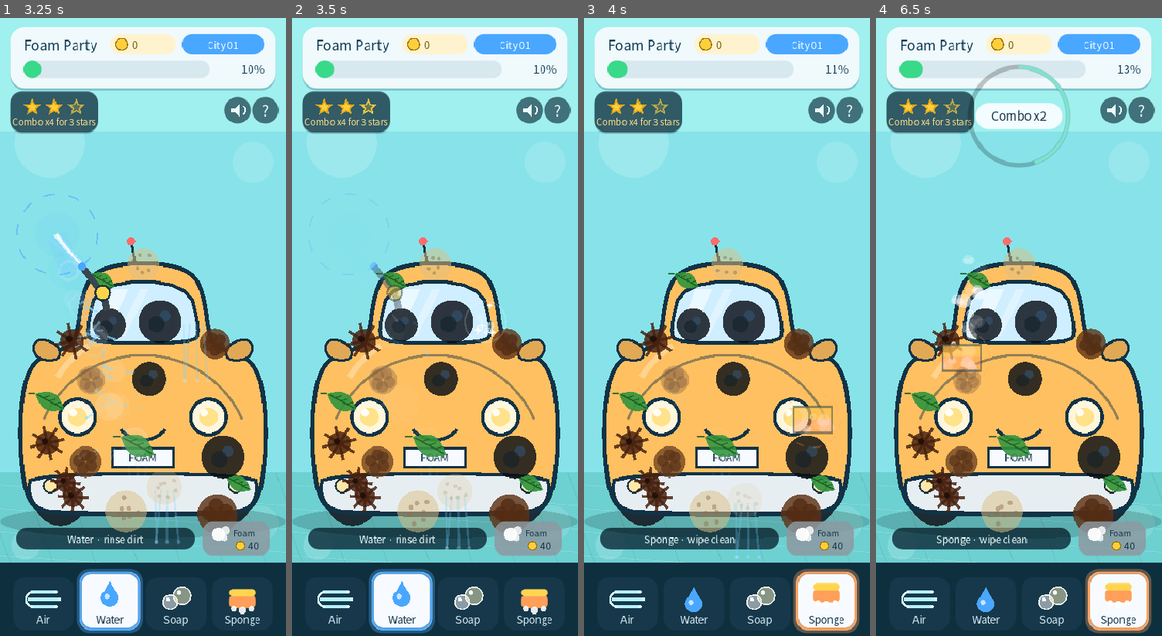
Above: before the commit, frames 1-4 (left to right).
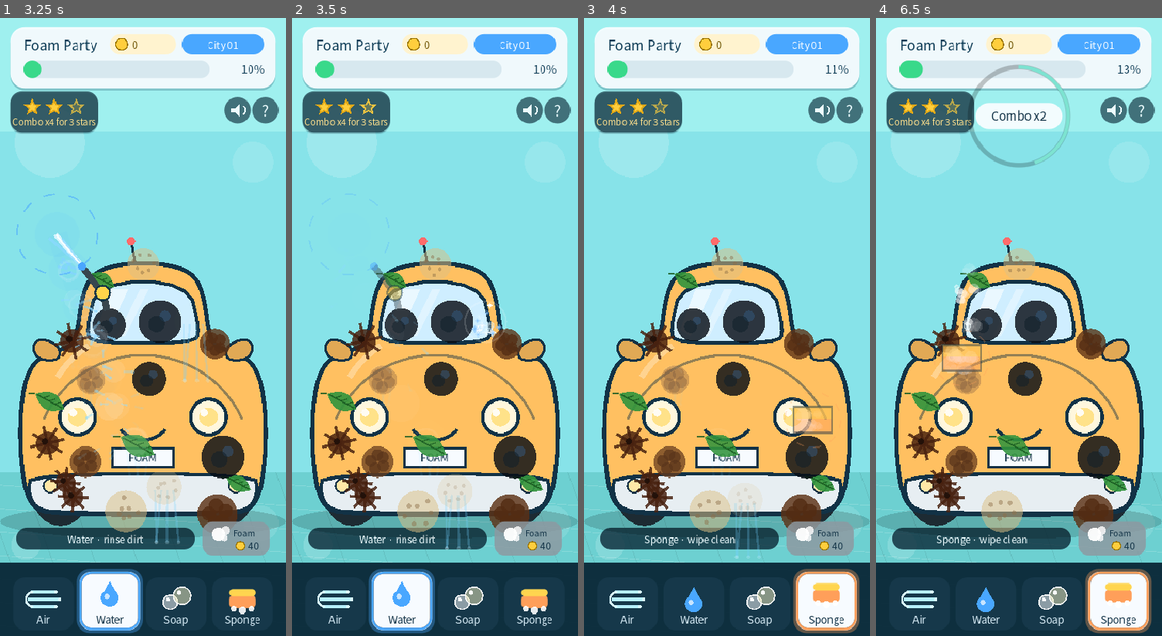
Above: after the commit, the same moments.

Repository: seorilabs/foam-party
Game: Godot game, scene res://scenes/main.tscn
Two runs of this game, one before a commit and one after it. Both use one fixed random seed, a clock stepped at 60 frames per second and the inputs below.
Inputs (mouse positions are in pixels of both pictures, inside the frame that each line leads up to):
- Up to frame 1 (3.25 s): tap Enter at 0.5, 0.6 s; move the mouse to (205, 296) at 0.52 s; click (205, 296) at 0.67 s; tap Space at 0.77 s; drag from (85, 357) to (128, 450) at 1.27 s; move the mouse to (171, 191) at 2.02 s; tap 2 at 2.1 s; click (171, 191) at 2.17 s; drag from (128, 450) to (57, 234) at 2.77 s
- Up to frame 2 (3.5 s): no input
- Up to frame 3 (4 s): move the mouse to (812, 419) at 3.52 s; tap 4 at 3.6 s; click (812, 419) at 3.67 s; tap Space at 3.77 s
- Up to frame 4 (6.5 s): drag from (933, 234) to (976, 172) at 4.27 s; move the mouse to (1033, 327) at 5.02 s; tap Enter at 5.1 s; click (1033, 327) at 5.17 s; drag from (976, 172) to (961, 357) at 5.77 s

Frame 1 is identical in both runs. In frame 2, 0.2% of the frame differs, in the area x 38-74%, y 38-83%; in frame 3, 0.3%; in frame 4, 0.9%, in the area x 23-53%, y 38-83%.

Commit message:
feat: 오염 타일 제거 시 스파클 버스트 추가
* 오염 타일 제거 시 스파클 파티클 버스트 추가

* fix: 툴 색상 타입 안전 조회 및 파티클 색상 값 복사 명시

as Color 대신 is Color 검증 후 폴백으로 안전하게 조회
Color(pop_color)로 각 파티클에 값 복사 명시

* fix: Color(pop_color) 복사 생성자 제거 — 값 타입으로 직접 전달

---------

Co-authored-by: Claude <noreply@anthropic.com>

Diff:
--- a/godot/scripts/main.gd
+++ b/godot/scripts/main.gd
@@ -1486,6 +1486,18 @@
 			var speed := rng.randf_range(120.0, 230.0)
 			var color := Color.from_hsv(rng.randf_range(0.09, 0.14), 0.75, 1.0, 0.95)
 			particles.append(WashParticle.new(center, Vector2.from_angle(angle) * speed, rng.randf_range(0.6, 1.1), rng.randf_range(3.5, 6.5), color, STYLE_CONFETTI))
+
+	# Outward sparkle burst: a small ring of fast sparks gives the scrubbing loop
+	# a satisfying "pop" at the exact moment a patch disappears.
+	var _tc = tool_colors.get(selected_tool)
+	var base_tool_color: Color = _tc if _tc is Color else Color(0.95, 0.95, 1.0, 0.85)
+	var pop_color := base_tool_color.lightened(0.3)
+	pop_color.a = 0.9
+	var pop_count: int = rng.randi_range(6, 8)
+	for index in range(pop_count):
+		var angle := rng.randf_range(0.0, TAU)
+		var speed := rng.randf_range(60.0, 130.0)
+		particles.append(WashParticle.new(center, Vector2.from_angle(angle) * speed, rng.randf_range(0.35, 0.55), rng.randf_range(3.5, 6.0), pop_color, STYLE_SPARKLE))
 
 
 func _is_patch_outside_wash_area(patch: DirtPatch) -> bool:
